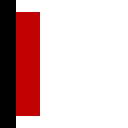
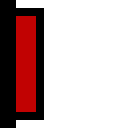
Before/after of a (128, 128) layered artwork. What changed in the layer stack:
painted on "Capa 2" over (16, 8, 44, 120)
